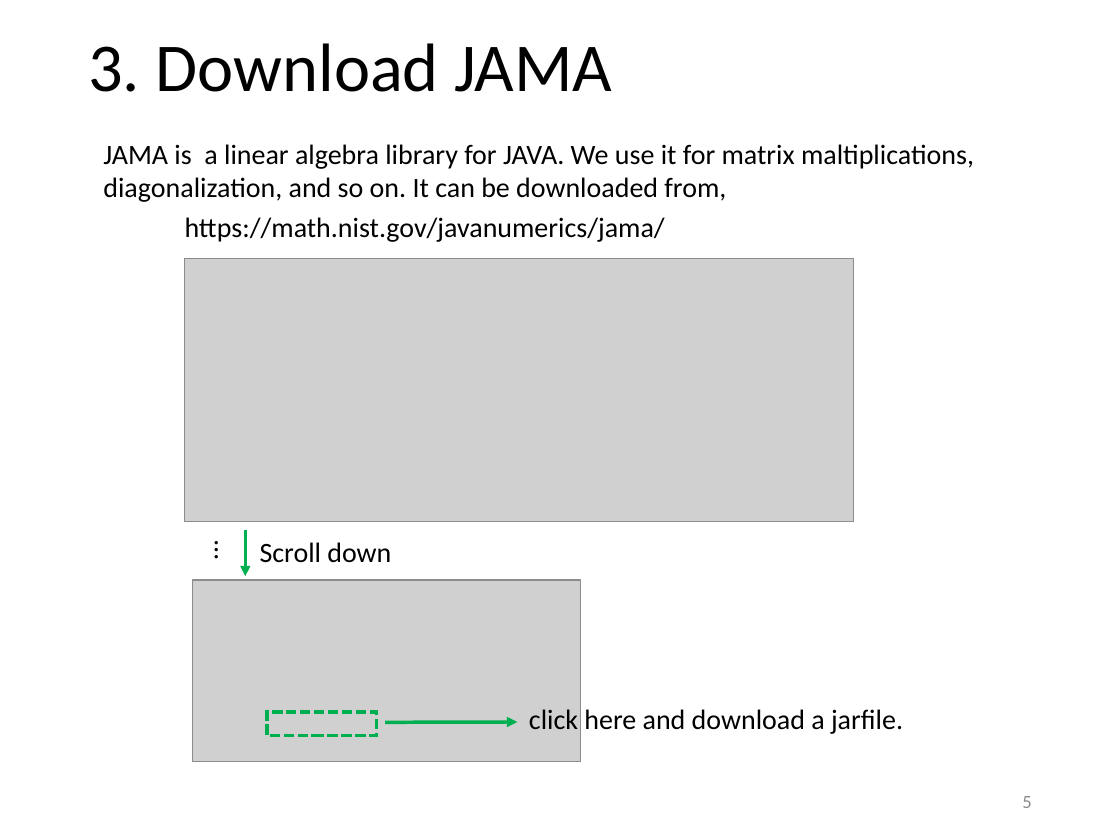
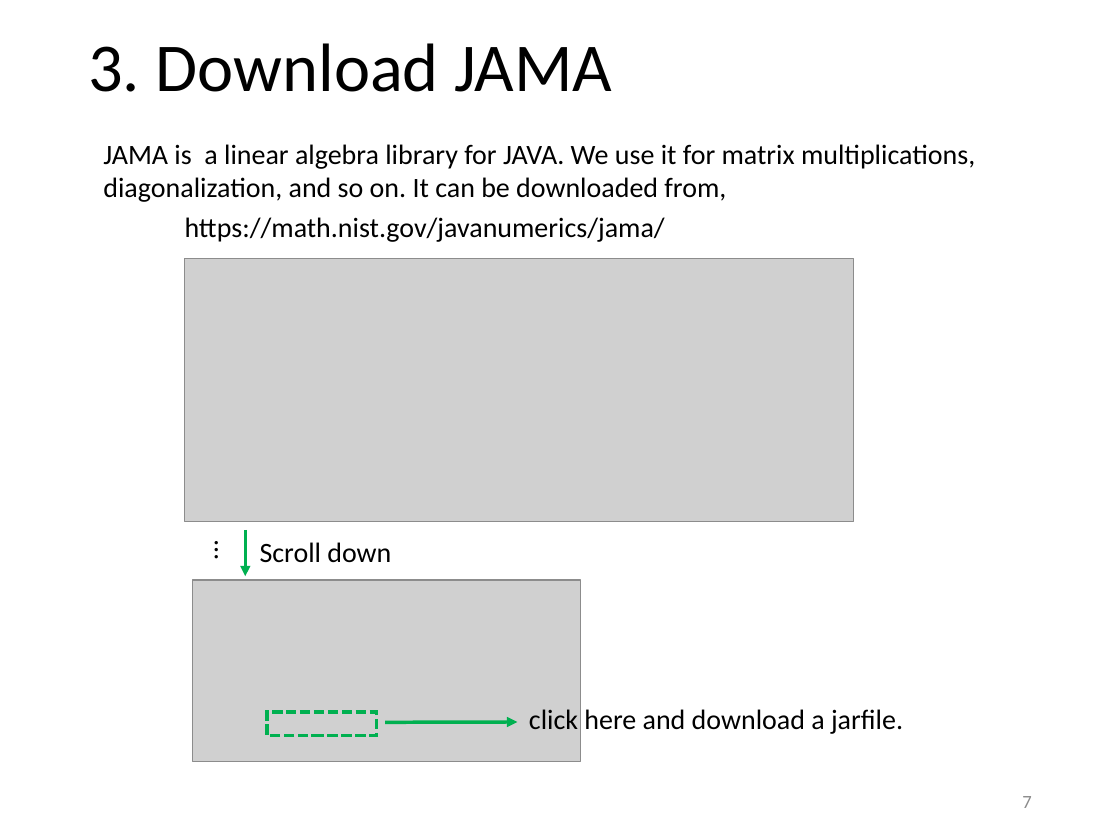
Before and after one commit to yagikiyoshi/sindo, a slide deck: slide 8 of doc/JSindo/install_win.pptx (slide 6 before the commit). Drawn at 1120x840 pixels with LibreOffice and Linux fonts; fonts in the diff are those of the drawing; grey boxes stand for pictures. Boxes give left, top, right and bottom in pixels: in the first picture for what was removed or moved away, otherwise in the second. Text is boxed around its words. In the diff, an @@ line names an element or a change of style, - is before the commit and + after.

```diff
--- a/doc/JSindo/install_win.pptx
+++ b/doc/JSindo/install_win.pptx
@@ text at [103, 144, 975, 202]: text changed @@
-JAMA is a linear algebra library for JAVA. We use it for matrix maltiplications, diagonalization, and so on. It can be downloaded from,
+JAMA is a linear algebra library for JAVA. We use it for matrix multiplications, diagonalization, and so on. It can be downloaded from,
@@ page number at [1022, 796, 1031, 808]: text changed @@
-5
+7
```
Also in this commit, not shown: 5 other slides changed, 3 slides added, 7 slides removed, 6 other files.
